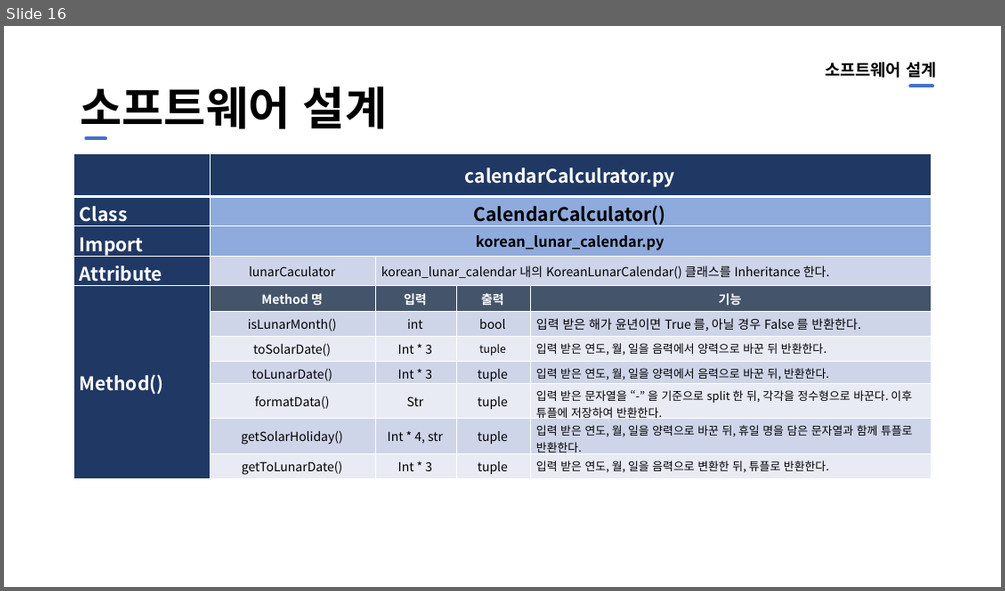
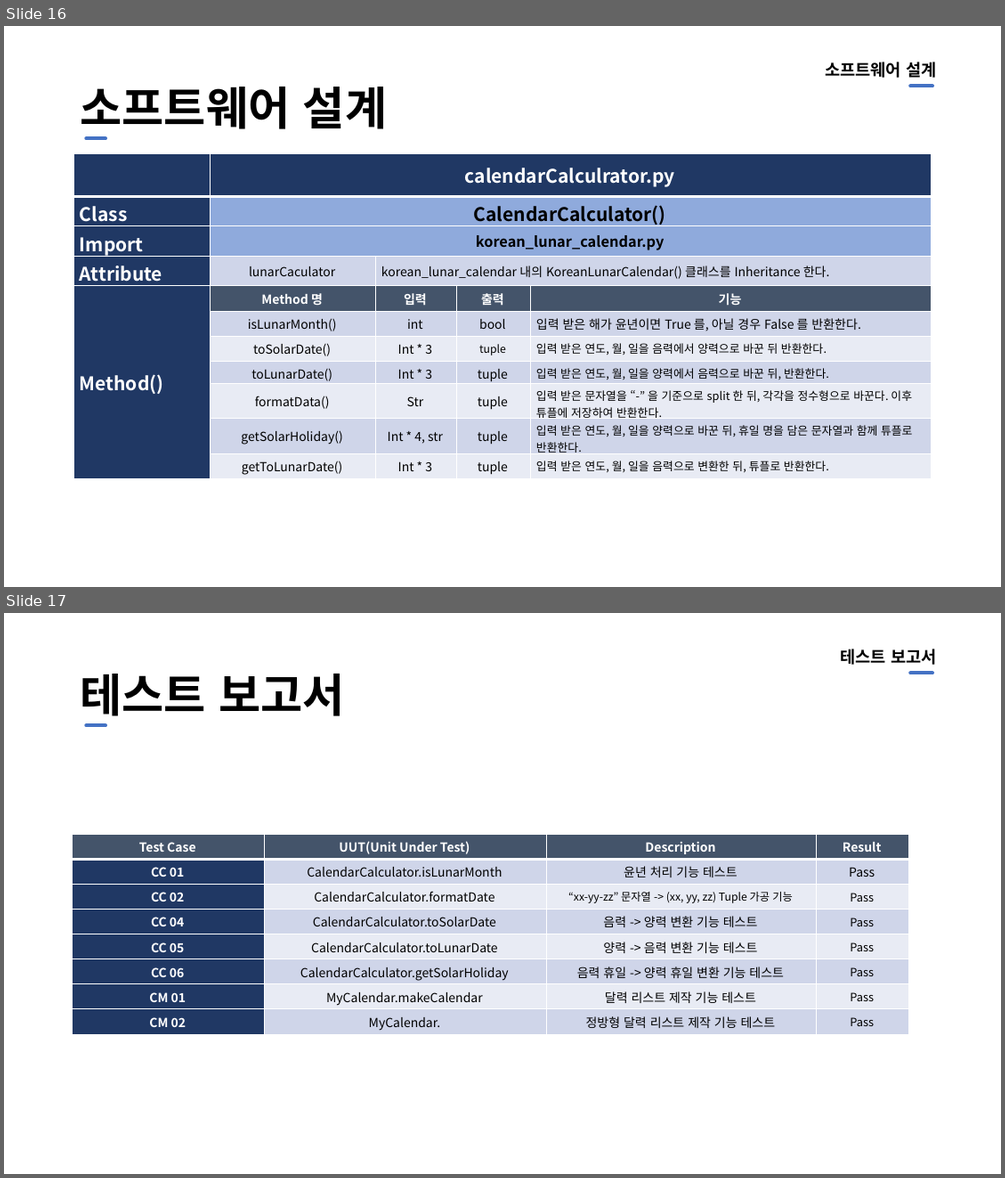
Before and after one commit to whismile/swpII_calendar, a slide deck: Adventure Design.pptx. Shown one above the other, each under a label of ours: slide 16 before the commit, slides 16 and 17 after it. The pictures are 1005x591 and 1005x1178 pixels, drawn with LibreOffice and Linux fonts; fonts in the diff are those of the drawing. Boxes give left, top, right and bottom in pixels: in the first picture for what was removed or moved away, otherwise in the second. Text is boxed around its words. In the diff, an @@ line names an element or a change of style, - is before the commit and + after.

Commit message:
Add testReport in ADReport

```diff
--- a/Adventure Design.pptx
+++ b/Adventure Design.pptx
@@ slide 17 added at box(4, 613, 1001, 1174), background #FFFFFF @@
@@ text added at box(841, 649, 936, 665), 16 pt, text #000000, bold @@
+테스트 보고서
@@ title added at box(80, 674, 345, 716), 44 pt, text #000000, bold @@
+테스트 보고서
@@ line added from (910, 673) to (933, 673), #4472C4 3.5 pt @@
@@ line added from (86, 725) to (105, 725), #4472C4 3.5 pt @@
@@ table added at box(73, 834, 910, 1034), 8 rows, 4 columns @@
+Test Case | UUT(Unit Under Test) | Description | Result
+CC 01 | CalendarCalculator.isLunarMonth | 윤년 처리 기능 테스트 | Pass
+CC 02 | CalendarCalculator.formatDate | “xx-yy-zz” 문자열 -> (xx, yy, zz) Tuple 가공 기능 | Pass
+CC 04 | CalendarCalculator.toSolarDate | 음력 -> 양력 변환 기능 테스트 | Pass
+CC 05 | CalendarCalculator.toLunarDate | 양력 -> 음력 변환 기능 테스트 | Pass
+CC 06 | CalendarCalculator.getSolarHoliday | 음력 휴일 -> 양력 휴일 변환 기능 테스트 | Pass
+CM 01 | MyCalendar.makeCalendar | 달력 리스트 제작 기능 테스트 | Pass
+CM 02 | MyCalendar. | 정방형 달력 리스트 제작 기능 테스트 | Pass
```
